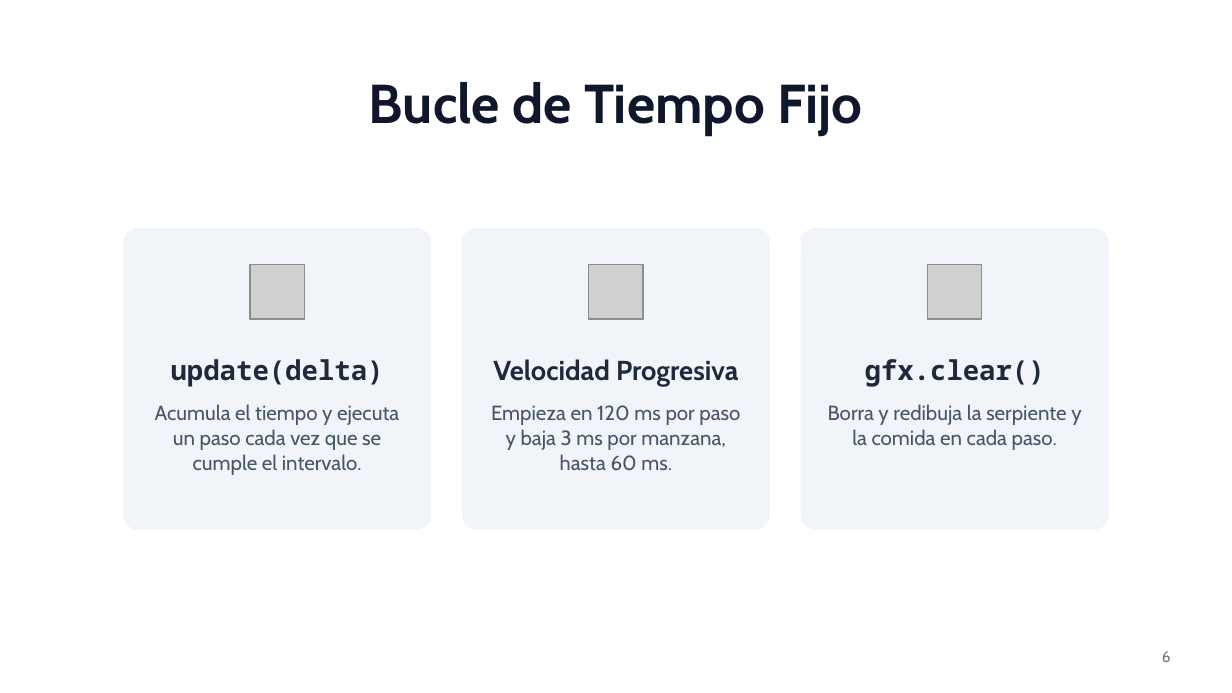
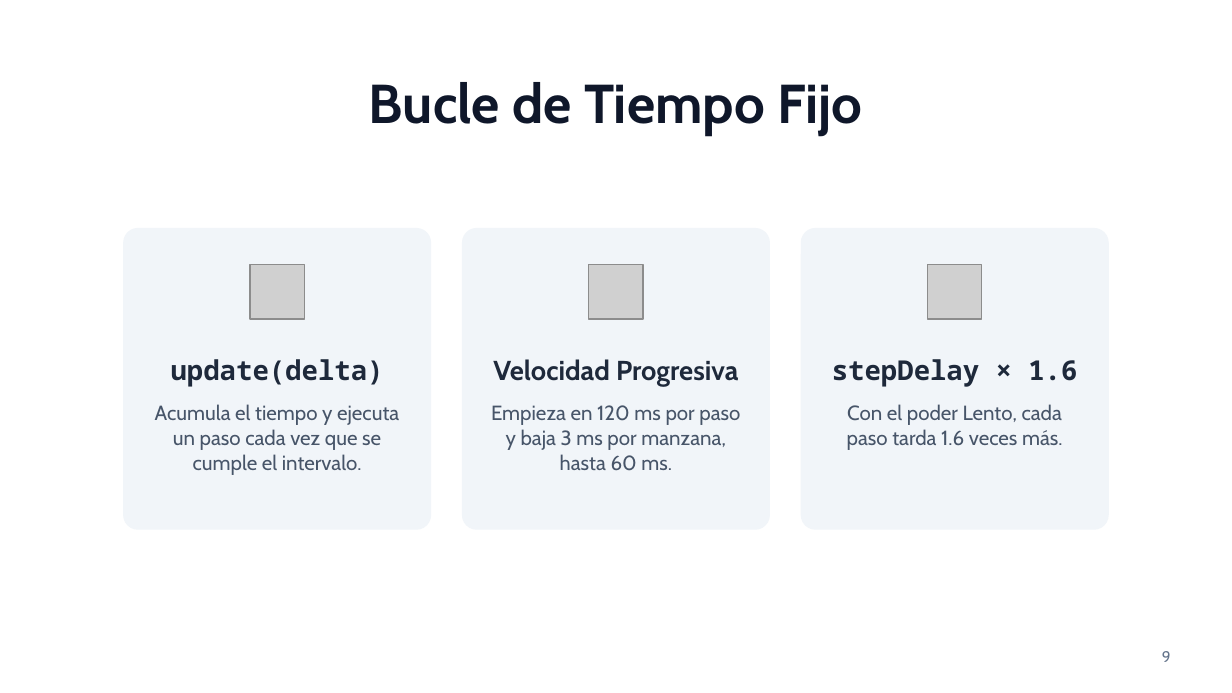
Before and after one commit to 2026B-sof-jueg-gr1/VELASQUEZ-CANDO-CAROL-ABIGAIL-jueg-gr3, a slide deck: slide 9 of Snake/Presentación de Snake.pptx (slide 6 before the commit). Drawn at 1232x693 pixels with LibreOffice and Linux fonts; fonts in the diff are those of the drawing; grey boxes stand for pictures. Boxes give left, top, right and bottom in pixels: in the first picture for what was removed or moved away, otherwise in the second. Text is boxed around its words. In the diff, an @@ line names an element or a change of style, - is before the commit and + after.

```diff
--- a/Snake/Presentación de Snake.pptx
+++ b/Snake/Presentación de Snake.pptx
@@ text at box(832, 359, 1077, 387): text changed @@
-gfx.clear()
+stepDelay × 1.6
@@ text at box(847, 404, 1062, 450): text changed @@
-Borra y redibuja la serpiente y la comida en cada paso.
+Con el poder Lento, cada paso tarda 1.6 veces más.
@@ page number at box(1162, 651, 1171, 662): text changed @@
-6
+9
```
Also in this commit, not shown: 6 other slides changed, 6 slides added, 2 slides removed, 1 other file.
